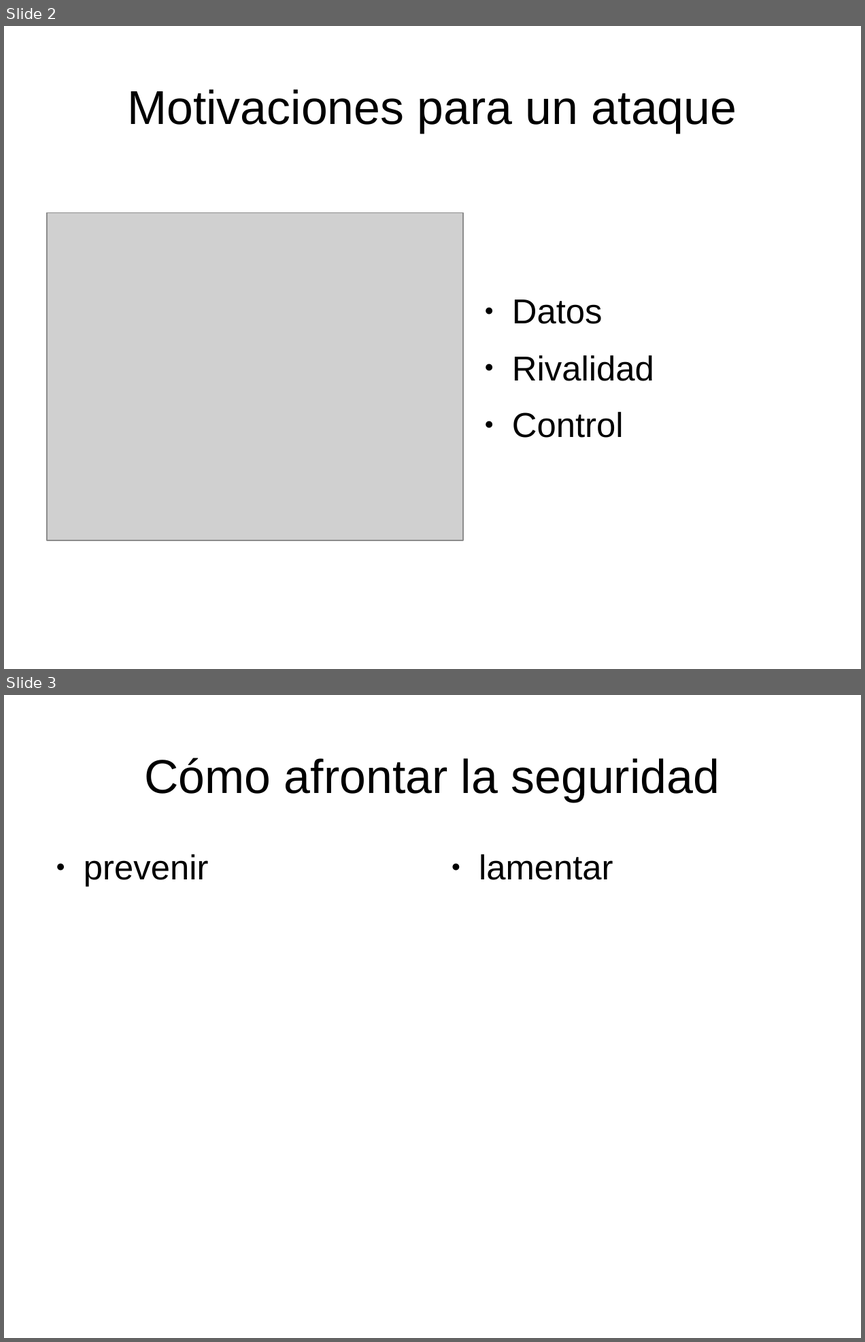
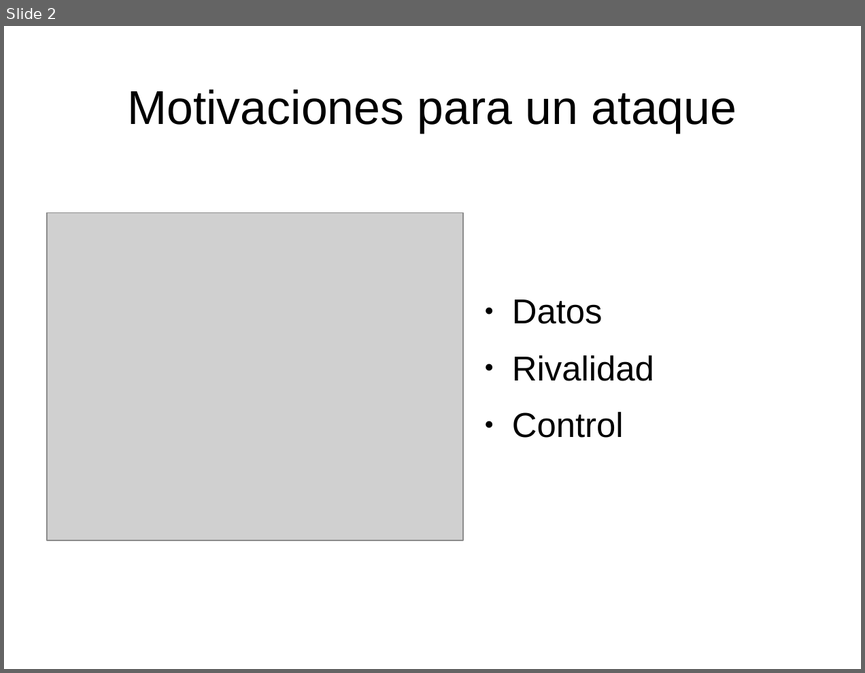
Before and after one commit to fcastillo-es/unsecure-example, a slide deck: slides/security.odp. Shown one above the other, each under a label of ours: slides 2 and 3 before the commit, slide 2 after it. The pictures are 865x1342 and 865x673 pixels, drawn with LibreOffice and Linux fonts; fonts in the diff are those of the drawing; grey boxes stand for pictures. Boxes give left, top, right and bottom in pixels: in the first picture for what was removed or moved away, otherwise in the second. Text is boxed around its words. In the diff, an @@ line names an element or a change of style, - is before the commit and + after.

```diff
--- a/slides/security.odp
+++ b/slides/security.odp
@@ slide 3 removed at (4,695,861,1338), background #FFFFFF @@
@@ title removed at (144,758,719,802) @@
-Cómo afrontar la seguridad
@@ text removed at (84,854,208,887) @@
-● prevenir
@@ text removed at (479,854,613,880) @@
-● lamentar
```
Also in this commit, not shown: 2 slides changed, 2 slides added.
